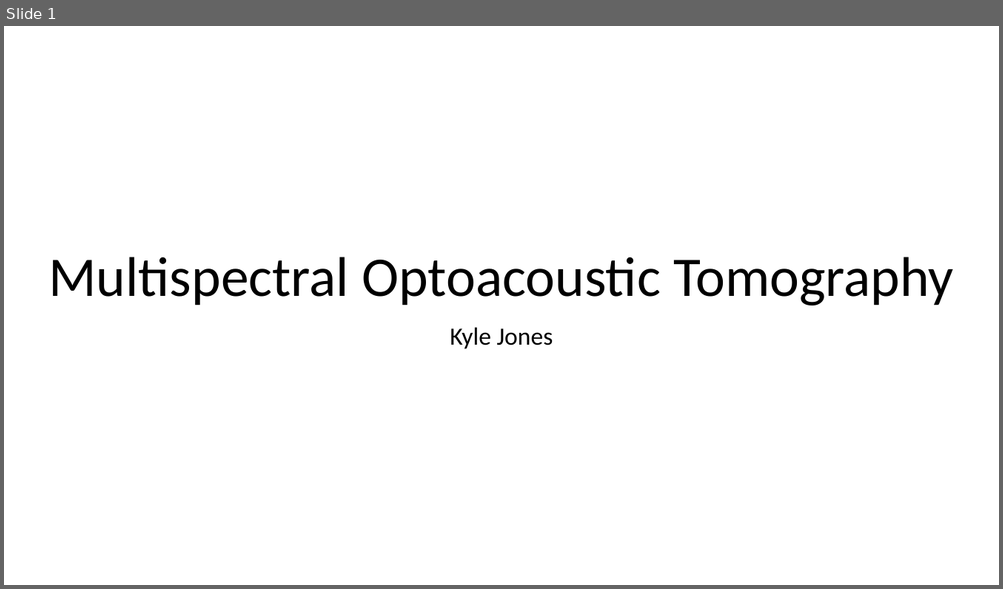
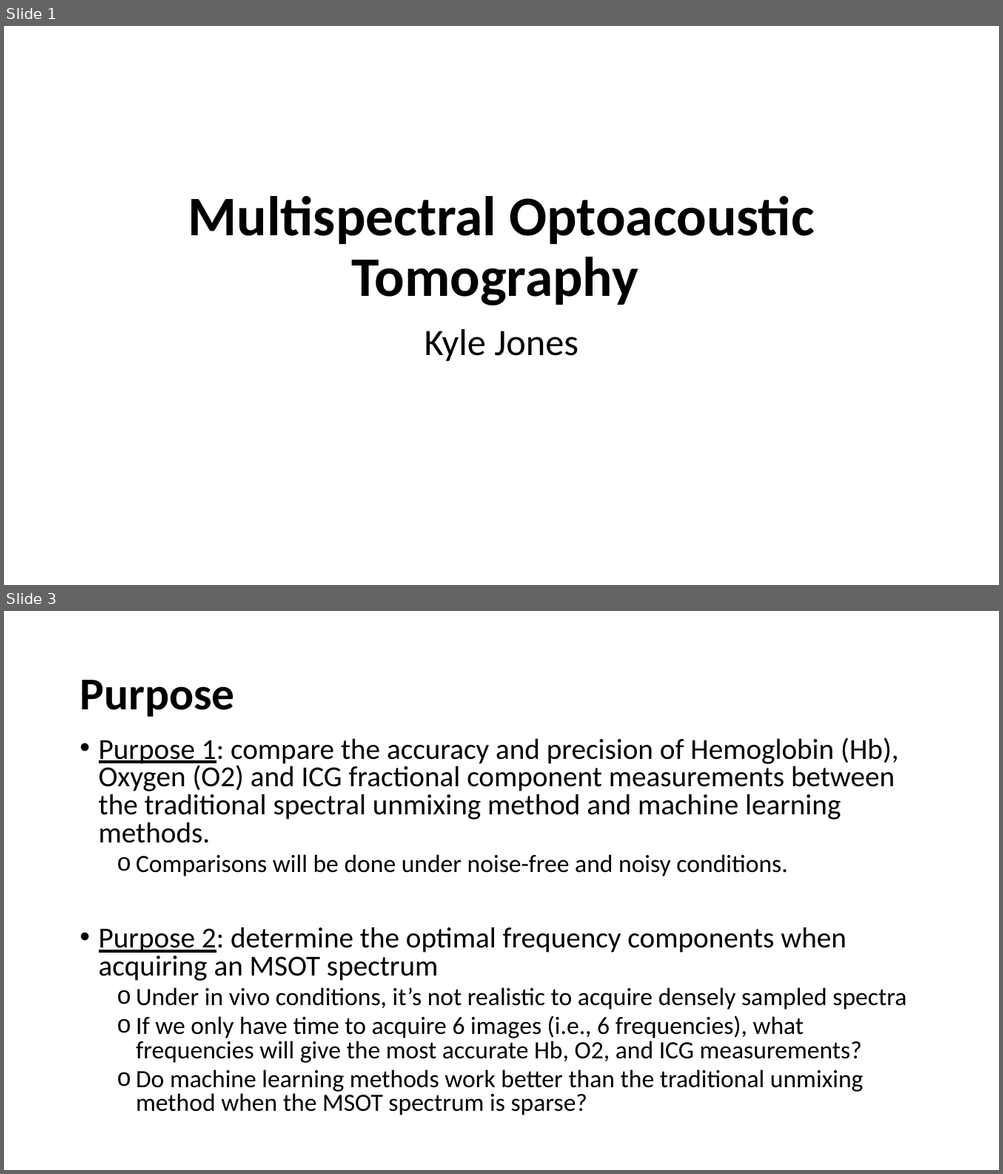
Before and after one commit to kylemjonesislanders/md-anderson, a slide deck: spectral-unmixing/ppt_presentations/midterm_project_report.pptx. Shown one above the other, each under a label of ours: slide 1 before the commit, slides 1 and 3 after it; the slides between them are not shown. The pictures are 1003x589 and 1003x1174 pixels, drawn with LibreOffice and Linux fonts; fonts in the diff are those of the drawing. Boxes give left, top, right and bottom in pixels: in the first picture for what was removed or moved away, otherwise in the second. Text is boxed around its words. In the diff, an @@ line names an element or a change of style, - is before the commit and + after.

Commit message:
update to ppt presentation for spectral unmixing

```diff
--- a/spectral-unmixing/ppt_presentations/midterm_project_report.pptx
+++ b/spectral-unmixing/ppt_presentations/midterm_project_report.pptx
@@ slide 3 added at (4, 611, 999, 1170), background #FFFFFF @@
@@ title added at (79, 680, 234, 717), 44 pt, text #000000, bold @@
+Purpose
@@ text added at (99, 738, 906, 1116), 24 pt, text #000000 @@
+• Purpose 1: compare the accuracy and precision of Hemoglobin (Hb), Oxygen (O2) and ICG fractional component measurements between the traditional spectral unmixing method and machine learning methods.
+  o Comparisons will be done under noise-free and noisy conditions.
+• Purpose 2: determine the optimal frequency components when acquiring an MSOT spectrum
+  o Under in vivo conditions, it’s not realistic to acquire densely sampled spectra
+  o If we only have time to acquire 6 images (i.e., 6 frequencies), what frequencies will give the most accurate Hb, O2, and ICG measurements?
+  o Do machine learning methods work better than the traditional unmixing method when the MSOT spectrum is sparse?
@@ slide 1 changed as well @@
@@ title "Multispectral Optoacoustic Tomography" at (188, 196, 814, 306): bold on @@
@@ subtitle "Kyle Jones" at (424, 329, 578, 361): size 24 to 36 pt @@
```
Also in this commit, not shown: 1 other slide changed, 3 other slides added.
